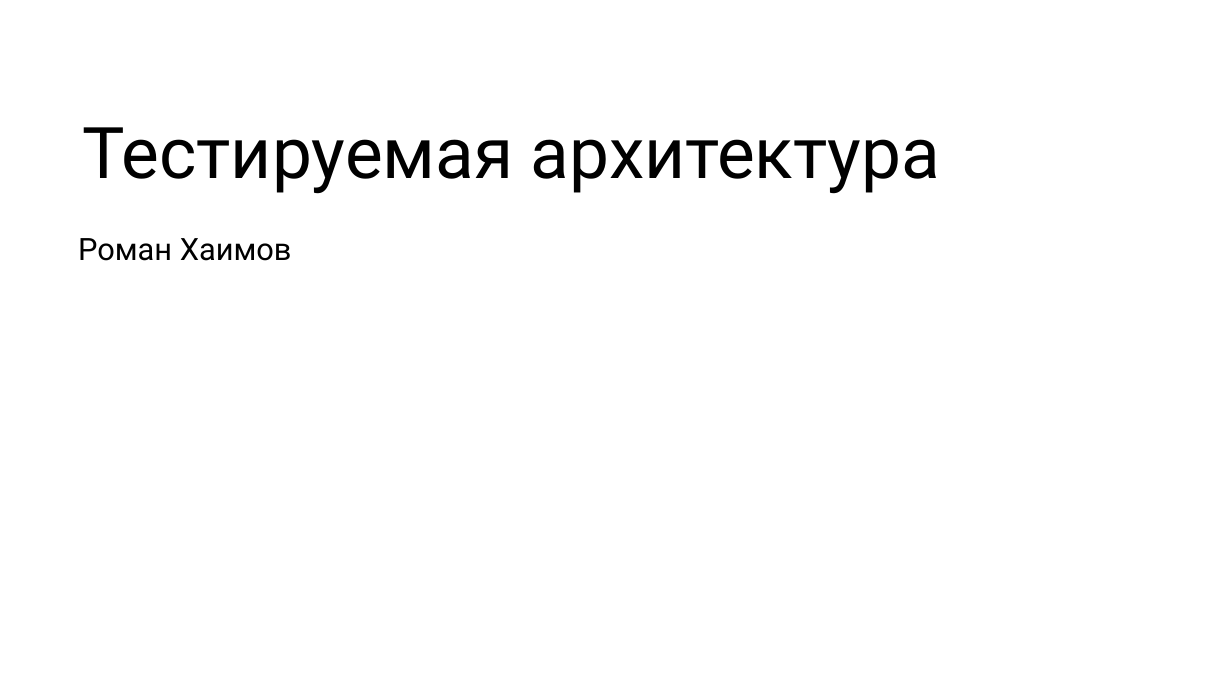
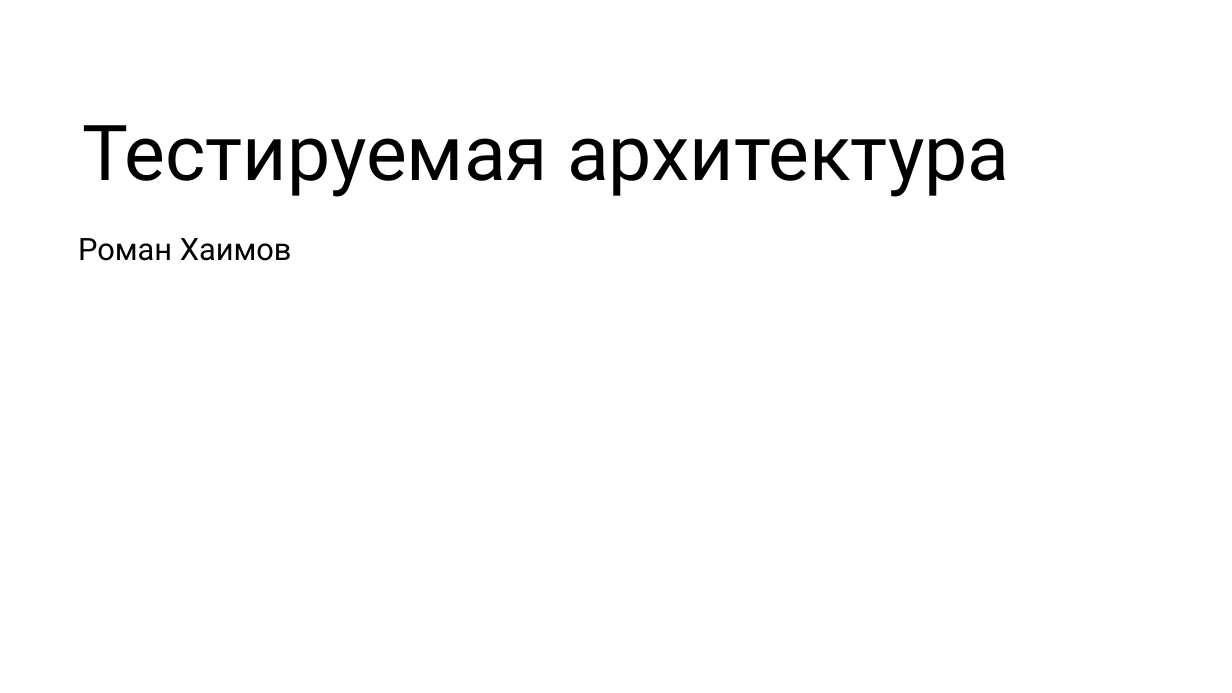
Before and after one commit to rkhaimov/brain-gym, a slide deck: slide 1 of Презентация.pptx. Drawn at 1232x693 pixels with LibreOffice and Linux fonts; fonts in the diff are those of the drawing; background and template pictures are left out. Boxes give left, top, right and bottom in pixels: in the first picture for what was removed or moved away, otherwise in the second. Text is boxed around its words. In the diff, an @@ line names an element or a change of style, - is before the commit and + after.

```diff
--- a/Презентация.pptx
+++ b/Презентация.pptx
@@ text "Тестируемая архитектура" at bbox=[83, 125, 1009, 197]: size 55.5 to 60 pt @@
```
Also in this commit, not shown: 4 other slides changed, 8 slides added, 11 other files.
